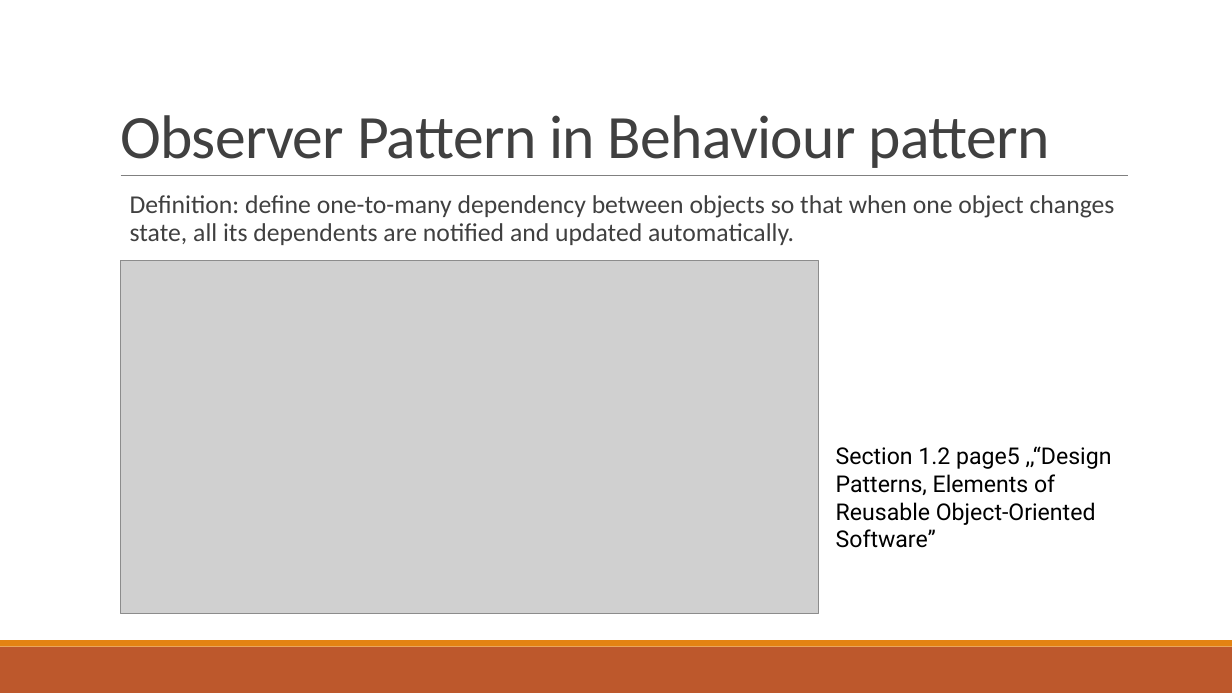
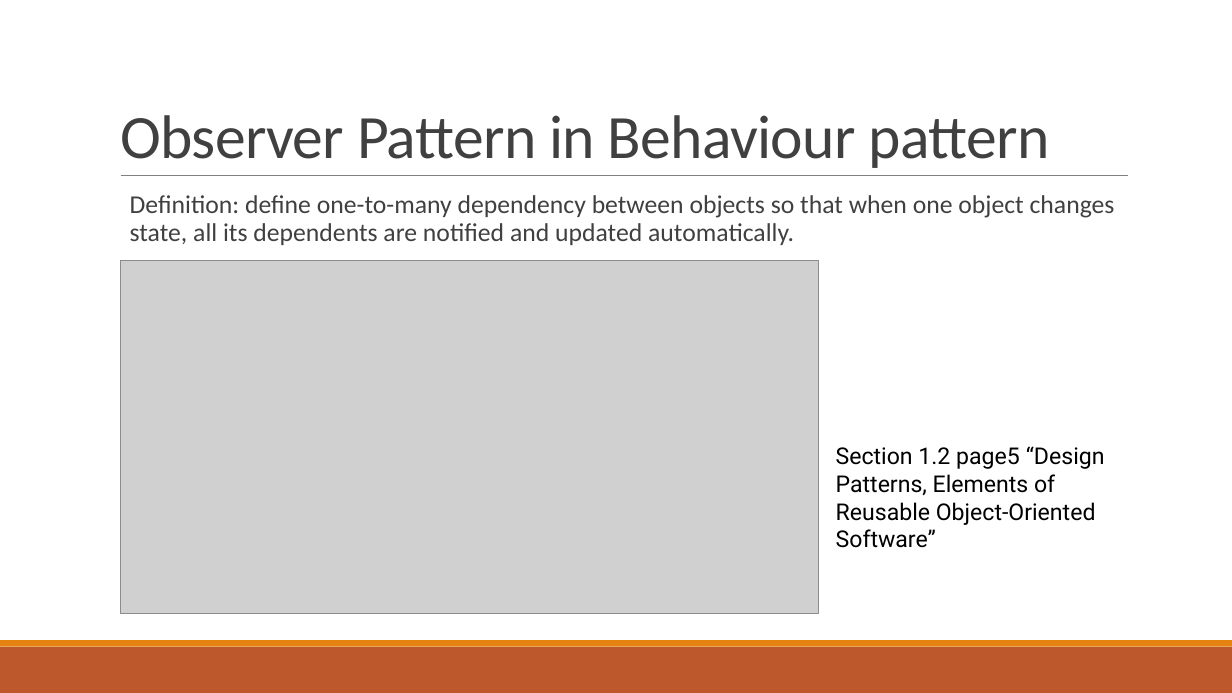
Before and after one commit to yukun093/observerPattern, a slide deck: slide 6 of observerPattern.pptx (slide 4 before the commit). Drawn at 1232x693 pixels with LibreOffice and Linux fonts; fonts in the diff are those of the drawing; grey boxes stand for pictures. Boxes give left, top, right and bottom in pixels: in the first picture for what was removed or moved away, otherwise in the second. Text is boxed around its words. In the diff, an @@ line names an element or a change of style, - is before the commit and + after.

```diff
--- a/observerPattern.pptx
+++ b/observerPattern.pptx
@@ text at box(836, 446, 1105, 525): text changed @@
-Section 1.2 page5 ,,“Design Patterns, Elements of Reusable Object-Oriented Software”
+Section 1.2 page5 “Design Patterns, Elements of Reusable Object-Oriented Software”
```
Also in this commit, not shown: 8 other slides changed, 9 slides added, 2 slides removed.
